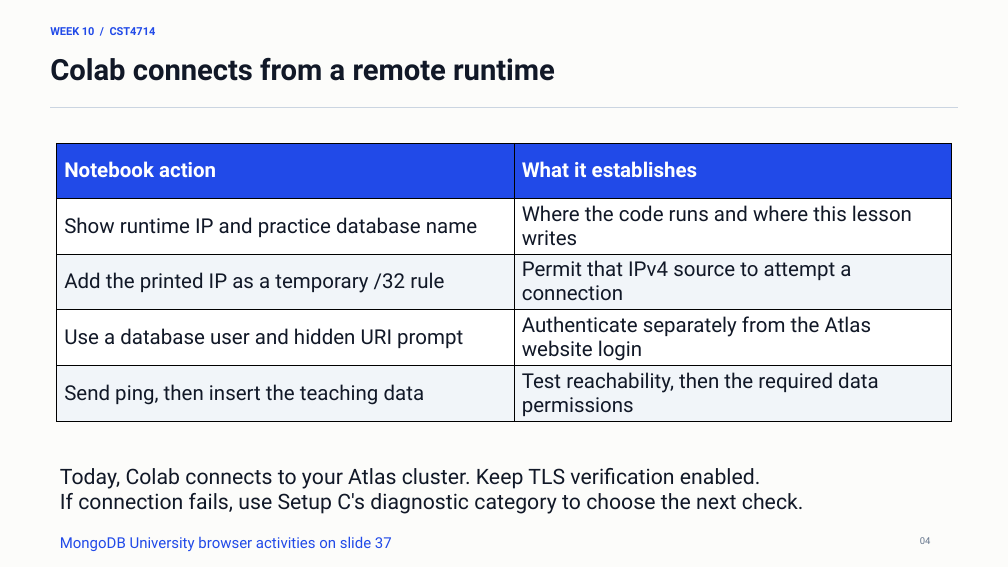
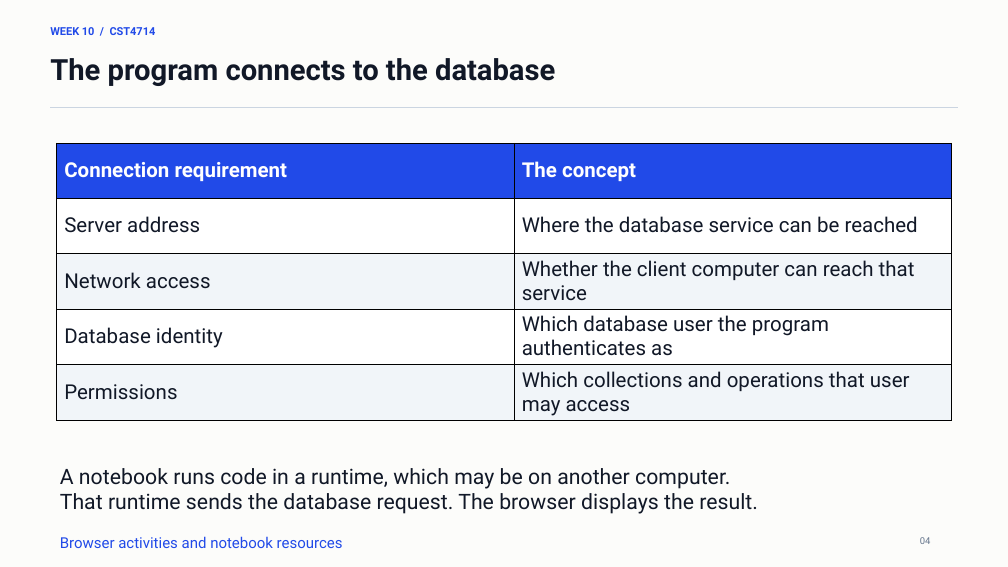
Before and after one commit to lolusername/CST4714_DB_admin, a slide deck: slide 4 of week_10/week_10_mql_document_modeling.pptx. Drawn at 1008x567 pixels with LibreOffice and Linux fonts; fonts in the diff are those of the drawing. Boxes give left, top, right and bottom in pixels: in the first picture for what was removed or moved away, otherwise in the second. Text is boxed around its words. In the diff, an @@ line names an element or a change of style, - is before the commit and + after.

Commit message:
Teach Week 10 concepts with self-contained lecture examples

```diff
--- a/week_10/week_10_mql_document_modeling.pptx
+++ b/week_10/week_10_mql_document_modeling.pptx
@@ text at (50, 58, 555, 86): text changed @@
-Colab connects from a remote runtime
+The program connects to the database
@@ table at (57, 144, 951, 420) @@
-row 1, column 1: Notebook action
+row 1, column 1: Connection requirement
-row 1, column 2: What it establishes
+row 1, column 2: The concept
-row 2, column 1: Show runtime IP and practice database name
+row 2, column 1: Server address
-row 2, column 2: Where the code runs and where this lesson writes
+row 2, column 2: Where the database service can be reached
-row 3, column 1: Add the printed IP as a temporary /32 rule
+row 3, column 1: Network access
-row 3, column 2: Permit that IPv4 source to attempt a connection
+row 3, column 2: Whether the client computer can reach that service
-row 4, column 1: Use a database user and hidden URI prompt
+row 4, column 1: Database identity
-row 4, column 2: Authenticate separately from the Atlas website login
+row 4, column 2: Which database user the program authenticates as
-row 5, column 1: Send ping, then insert the teaching data
+row 5, column 1: Permissions
-row 5, column 2: Test reachability, then the required data permissions
+row 5, column 2: Which collections and operations that user may access
@@ text at (60, 468, 758, 514): text changed @@
-Today, Colab connects to your Atlas cluster. Keep TLS verification enabled.
-If connection fails, use Setup C's diagnostic category to choose the next check.
+A notebook runs code in a runtime, which may be on another computer.
+That runtime sends the database request. The browser displays the result.
@@ text at (60, 536, 343, 548): text changed @@
-MongoDB University browser activities on slide 37
+Browser activities and notebook resources
```
Also in this commit, not shown: 27 other slides changed, 4 other files.
